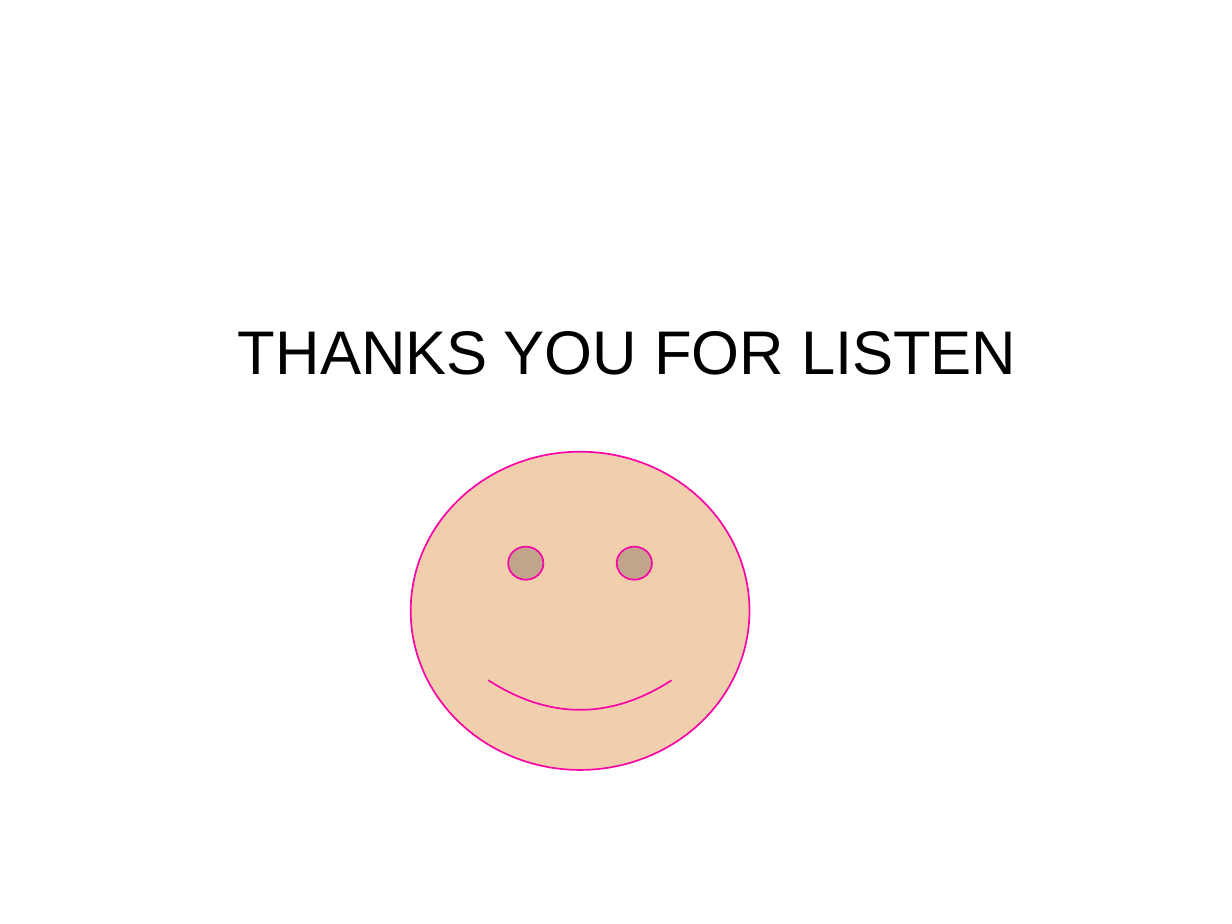
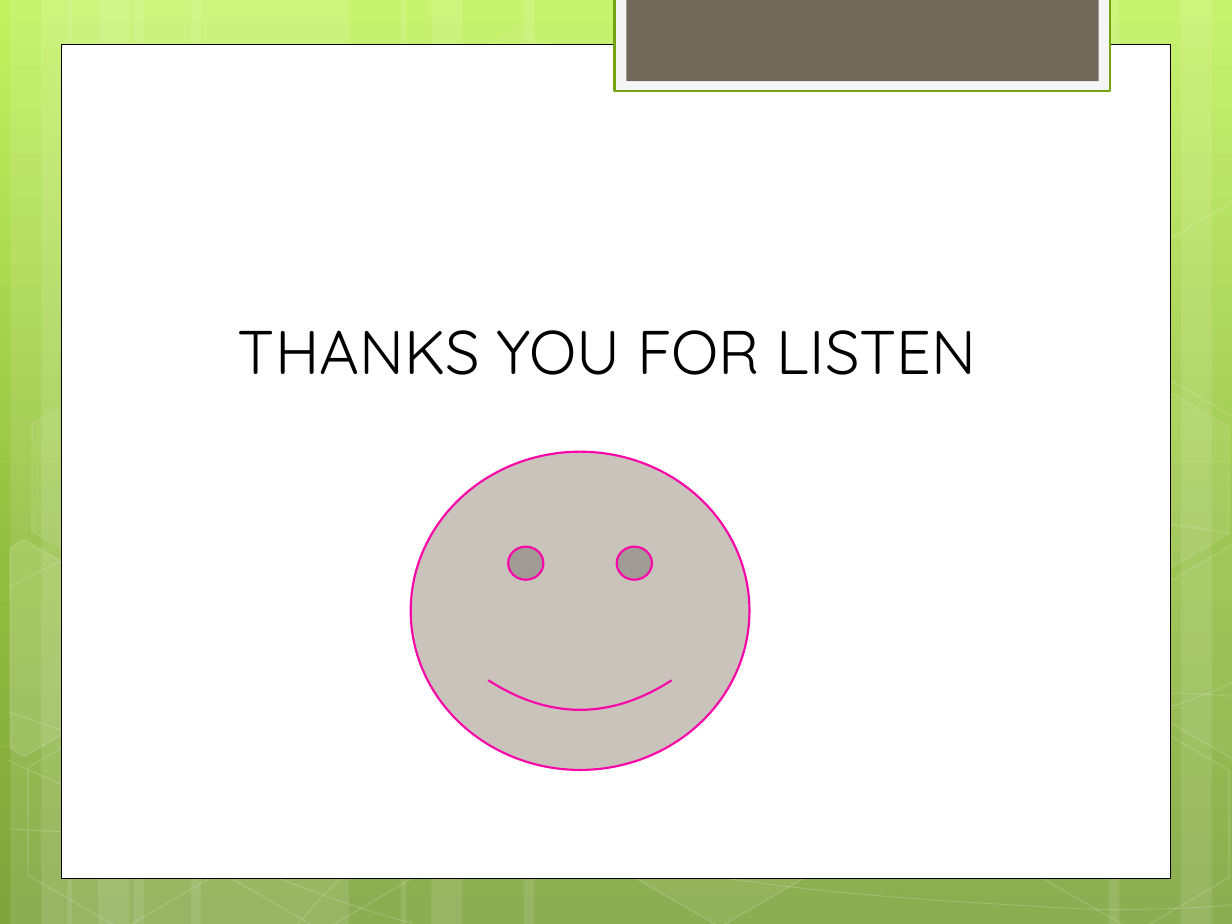
Before and after one commit to vothihoangyen/demott8-6, a slide deck: slide 11 of GIT-AND-GITHUB.pptx. Drawn at 1232x924 pixels with LibreOffice and Linux fonts; fonts in the diff are those of the drawing; background and template pictures are left out. Boxes give left, top, right and bottom in pixels: in the first picture for what was removed or moved away, otherwise in the second. Text is boxed around its words. In the diff, an @@ line names an element or a change of style, - is before the commit and + after.

```diff
--- a/GIT-AND-GITHUB.pptx
+++ b/GIT-AND-GITHUB.pptx
@@ background #FFFFFF to gradient #C3F35F to #93BF3F to #81A53E @@
@@ rectangle added at (615,0,1110,91), fill #F5F5F5, outline #74A510 1.25 pt @@
@@ rectangle added at (626,0,1098,81), fill #71685A @@
@@ rectangle added at (62,44,1170,877), fill #FFFFFF, outline #000000 0.5 pt @@
@@ group added at (0,0,1232,924): 12 rectangles, 8 freeform shapes, 8 hexagons @@
@@ text "THANKS YOU FOR LISTEN" at (238,330,977,375): font Arial to Quicksand @@
@@ smiley face at (410,452,749,770): fill #F1CFAD to #C9C3BB; outline #F806A7 1 pt to #F806A7 1.25 pt @@
@@ ellipse removed at (1153,848,1196,891) @@
```
Also in this commit, not shown: 10 other slides changed.
